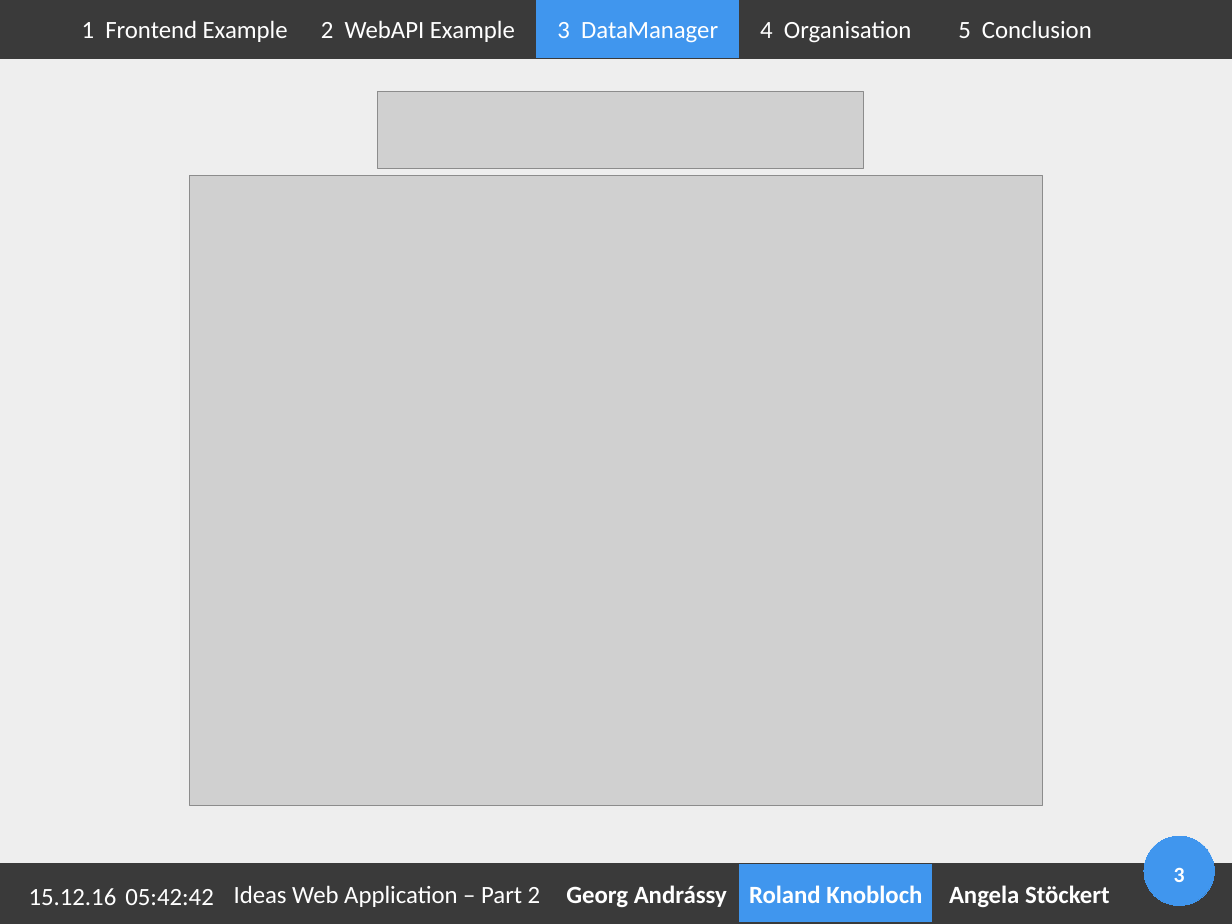
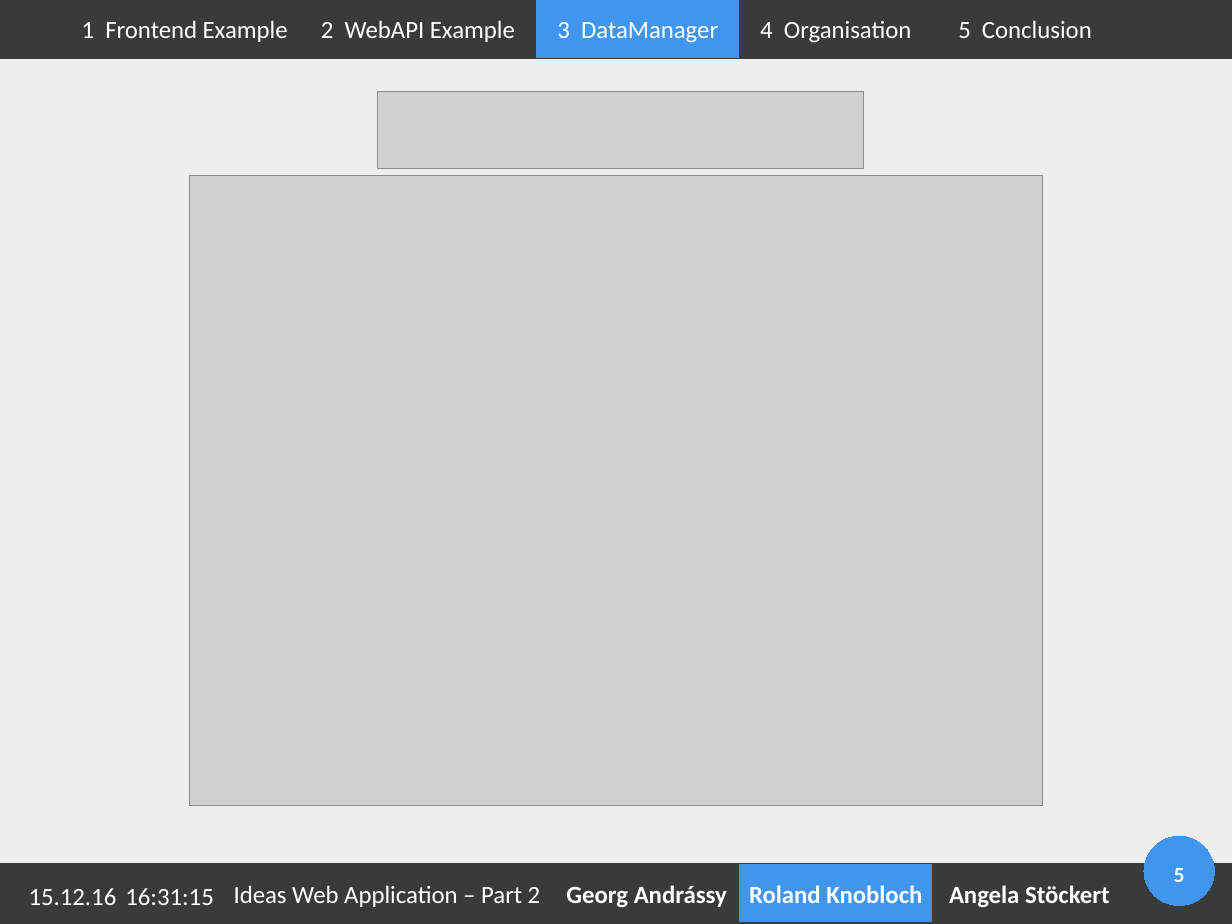
Before and after one commit to Geopras/IdeaWatcher, a slide deck: slide 5 of presentation/cs14rk1/cs14rk1.odp (slide 3 before the commit). Drawn at 1232x924 pixels with LibreOffice and Linux fonts; fonts in the diff are those of the drawing; grey boxes stand for pictures; background and template pictures are left out. Boxes give left, top, right and bottom in pixels: in the first picture for what was removed or moved away, otherwise in the second. Text is boxed around its words. In the diff, an @@ line names an element or a change of style, - is before the commit and + after.

```diff
--- a/presentation/cs14rk1/cs14rk1.odp
+++ b/presentation/cs14rk1/cs14rk1.odp
@@ page number at (1174,868,1185,882): text changed @@
-3
+5
@@ text at (125,888,213,905): text changed @@
-05:42:42
+16:31:15
```
Also in this commit, not shown: 2 other slides changed, 2 slides added, 3 other files.
